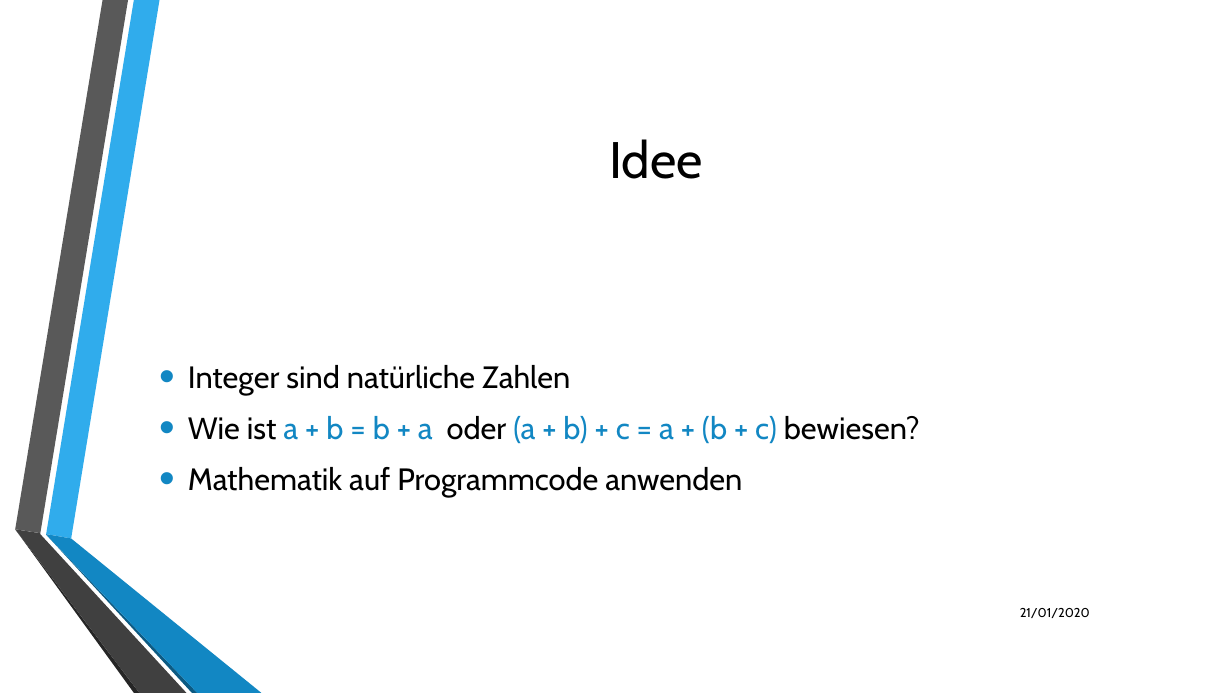
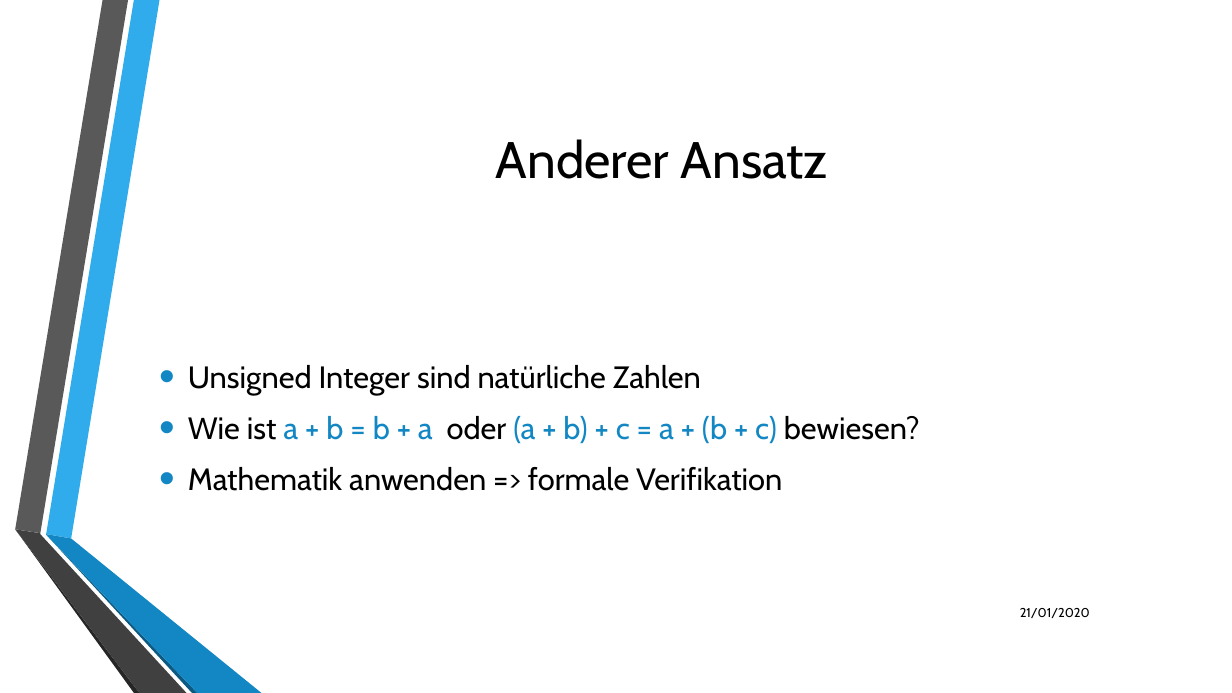
Before and after one commit to LukasKiederle/seminar-coq, a slide deck: slide 7 of final-presentation.odp. Drawn at 1232x693 pixels with LibreOffice and Linux fonts; fonts in the diff are those of the drawing; background and template pictures are left out. Boxes give left, top, right and bottom in pixels: in the first picture for what was removed or moved away, otherwise in the second. Text is boxed around its words. In the diff, an @@ line names an element or a change of style, - is before the commit and + after.

```diff
--- a/final-presentation.odp
+++ b/final-presentation.odp
@@ text at (496, 139, 828, 179): text changed @@
-Idee
+Anderer Ansatz
@@ text at (188, 365, 701, 395): text changed @@
-• Integer sind natürliche Zahlen
+• Unsigned Integer sind natürliche Zahlen
@@ text at (188, 467, 782, 491): text changed @@
-• Mathematik auf Programmcode anwenden
+• Mathematik anwenden => formale Verifikation
```
Also in this commit, not shown: 5 other slides changed, 1 slide added.
